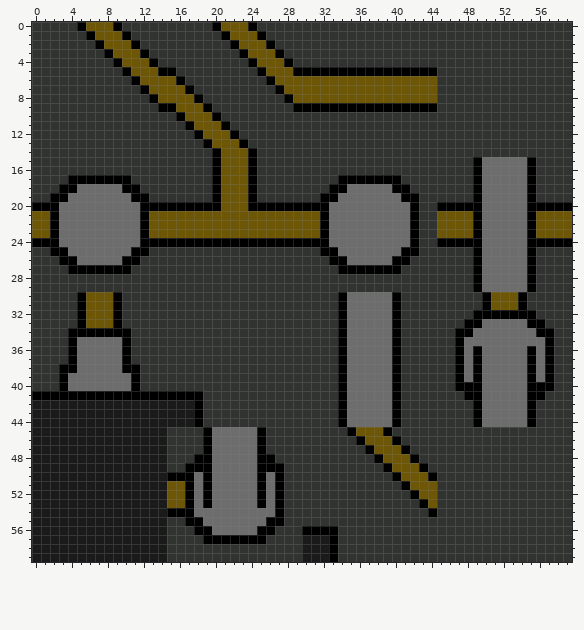
A pixel-art sprite gets an edit: src/Images/waveCollapse/CircuitTiles.png. The picture above is the old version.
The file is 60x60 pixels.
The same view after the edit:
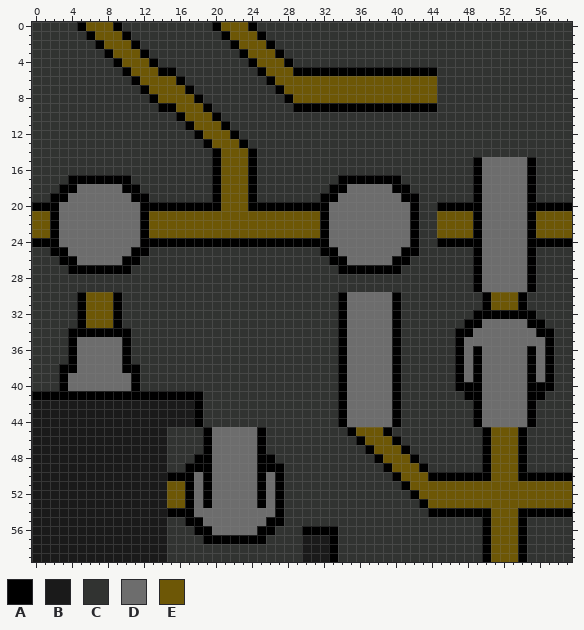
Palette (. is transparent): A #000000  B #1a1a1a  C #313331  D #6d6d6d  E #6d5706
Edits made:
@@ x 43..59 @@
 44 CCCCCCADDDDDACCCC
-45 CCCCCCCCCCCCCCCCC
-46 CCCCCCCCCCCCCCCCC
-47 CCCCCCCCCCCCCCCCC
-48 CCCCCCCCCCCCCCCCC
-49 ACCCCCCCCCCCCCCCC
-50 EACCCCCCCCCCCCCCC
-51 EECCCCCCCCCCCCCCC
-52 EECCCCCCCCCCCCCCC
-53 AECCCCCCCCCCCCCCC
-54 CACCCCCCCCCCCCCCC
-55 CCCCCCCCCCCCCCCCC
-56 CCCCCCCCCCCCCCCCC
-57 CCCCCCCCCCCCCCCCC
-58 CCCCCCCCCCCCCCCCC
-59 CCCCCCCCCCCCCCCCC
+45 CCCCCCCAEEEACCCCC
+46 CCCCCCCAEEEACCCCC
+47 CCCCCCCAEEEACCCCC
+48 CCCCCCCAEEEACCCCC
+49 ACCCCCCAEEEACCCCC
+50 EAAAAAAAEEEAAAAAA
+51 EEEEEEEEEEEEEEEEE
+52 EEEEEEEEEEEEEEEEE
+53 AEEEEEEEEEEEEEEEE
+54 CAAAAAAAEEEAAAAAA
+55 CCCCCCCAEEEACCCCC
+56 CCCCCCCAEEEACCCCC
+57 CCCCCCCAEEEACCCCC
+58 CCCCCCCAEEEACCCCC
+59 CCCCCCCAEEEACCCCC
Where, in picture pixels (left, top, right, bottom), the same in both pictures:
changed: (437, 427, 572, 562)
